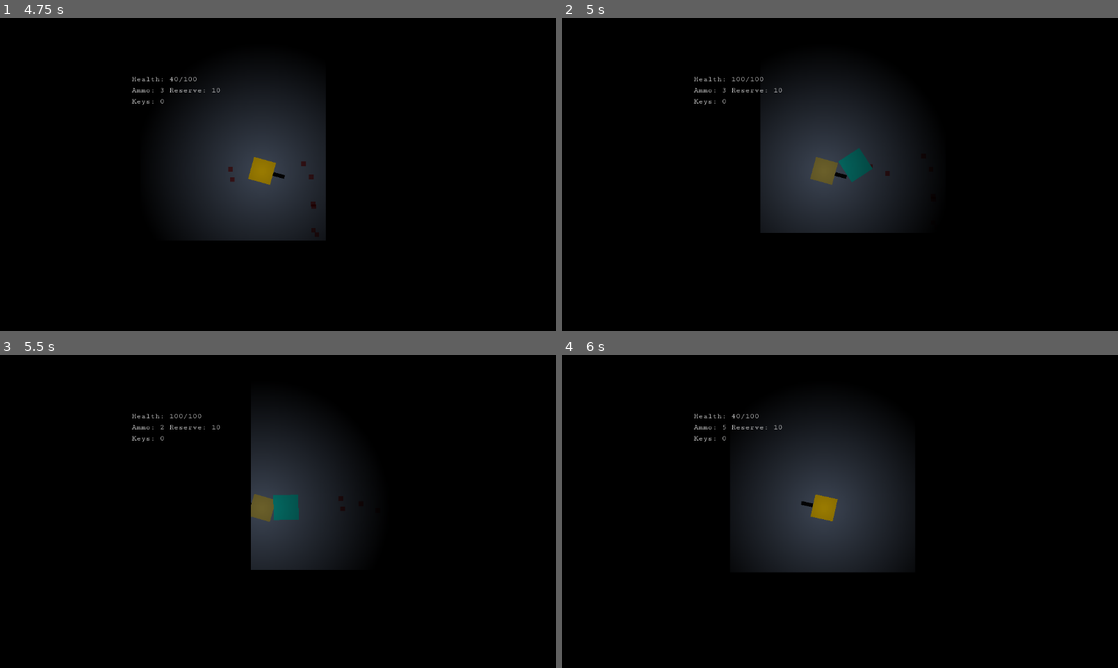
Above: before the commit, frames 1-4 (two rows, left to right).
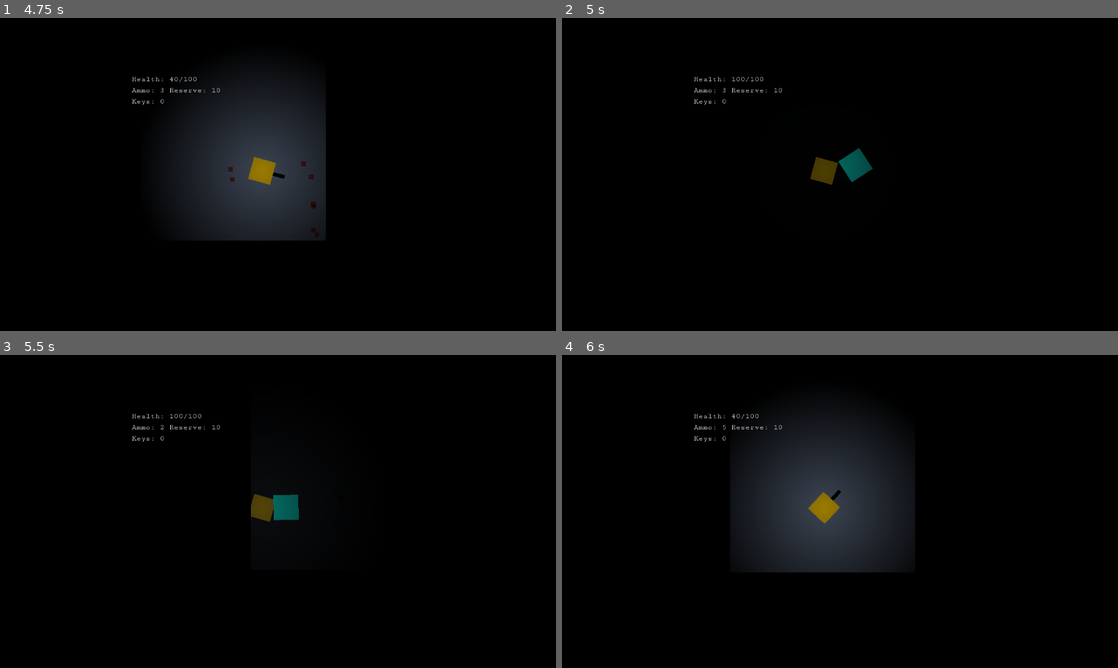
Above: after the commit, the same moments.

Repository: beabadoobee300/gmtk-2025
Game: Godot game, scene res://scenes/main.tscn
Two runs of this game, one before a commit and one after it. Both use one fixed random seed, a clock stepped at 60 frames per second and the inputs below. The engine's default icon, where the game draws it, is replaced by a stand-in: a white triangle on a blue panel in a dark square.
Inputs (mouse positions are in pixels of both pictures, inside the frame that each line leads up to):
- Up to frame 1 (4.75 s): click "Play" at 0.5 s; tap Enter at 1.25 s; move the mouse to (400, 158) at 1.27 s; hold D (right) 1.28-2.03 s; hold E (interact) 1.28-2.03 s; move the mouse to (166, 190) at 2.02 s; hold Down (down) 2.03-2.78 s; click (166, 190) at 2.1 s; move the mouse to (333, 105) at 2.77 s; hold D (right) 2.78-3.53 s; hold E (interact) 2.78-3.53 s; tap Space at 3.5 s; move the mouse to (250, 237) at 3.52 s; hold W (up) 3.53-4.28 s; click (250, 237) at 3.6 s; move the mouse to (444, 221) at 4.27 s; hold A (left) from 4.28 s (still down); hold E (interact) from 4.28 s (still down)
- Up to frame 2 (5 s): keep holding A (left); keep holding E (interact); tap K (kill) at 4.9 s
- Up to frame 3 (5.5 s): keep holding A (left); move the mouse to (111, 464) at 5.02 s; release E (interact) at 5.03 s; click (111, 464) at 5.1 s
- Up to frame 4 (6 s): tap Escape (ui_cancel) at 5.65 s; release A (left) at 5.75 s; click "Play" (after the commit: "GG play again?") at 5.75 s

Frame 1 is identical in both runs. In frame 2, 12% of the frame differs, in the area x 35-64%, y 20-69%; in frame 3, 6.3%; in frame 4, 0.1%.

Commit message:
death is clearner and win screen :)

Diff:
--- /dev/null
+++ b/scenes/win.gd
@@ -0,0 +1,11 @@
+extends Node2D
+
+
+func _on_start_pressed() -> void:
+	get_tree().change_scene_to_file("res://scenes/game.tscn");
+	pass
+
+
+func _on_quit_pressed() -> void:
+	get_tree().quit();
+	pass
--- /dev/null
+++ b/scenes/win.tscn
@@ -0,0 +1,169 @@
+[gd_scene load_steps=14 format=3 uid="uid://uo0lewjn2lp6"]
+
+[ext_resource type="FontFile" uid="uid://bmmetnjrer1st" path="res://asssets/Cutive_Mono/CutiveMono-Regular.ttf" id="1_iiocm"]
+[ext_resource type="Script" uid="uid://cfjdj76wxlfgn" path="res://scenes/win.gd" id="1_yxbqr"]
+[ext_resource type="Shader" uid="uid://ucaq70mm3pdq" path="res://scenes/main.gdshader" id="2_yxbqr"]
+[ext_resource type="Texture2D" uid="uid://bylavlsgyney4" path="res://asssets/Visión_fantasmal_por_Francisco_de_Goya.png" id="3_tylv2"]
+
+[sub_resource type="StyleBoxFlat" id="StyleBoxFlat_jyhfs"]
+content_margin_left = 4.0
+content_margin_top = 4.0
+content_margin_right = 4.0
+content_margin_bottom = 4.0
+bg_color = Color(0.1, 0.1, 0.1, 0.3)
+draw_center = false
+corner_radius_top_left = 3
+corner_radius_top_right = 3
+corner_radius_bottom_right = 3
+corner_radius_bottom_left = 3
+corner_detail = 5
+
+[sub_resource type="StyleBoxFlat" id="StyleBoxFlat_tbgi4"]
+content_margin_left = 4.0
+content_margin_top = 4.0
+content_margin_right = 4.0
+content_margin_bottom = 4.0
+bg_color = Color(1, 1, 1, 0.0235294)
+draw_center = false
+border_width_left = 2
+border_width_top = 2
+border_width_right = 2
+border_width_bottom = 2
+corner_radius_top_left = 3
+corner_radius_top_right = 3
+corner_radius_bottom_right = 3
+corner_radius_bottom_left = 3
+corner_detail = 5
+expand_margin_left = 2.0
+expand_margin_top = 2.0
+expand_margin_right = 2.0
+expand_margin_bottom = 2.0
+
+[sub_resource type="StyleBoxFlat" id="StyleBoxFlat_tefeu"]
+content_margin_left = 4.0
+content_margin_top = 4.0
+content_margin_right = 4.0
+content_margin_bottom = 4.0
+bg_color = Color(0.225, 0.225, 0.225, 0.6)
+draw_center = false
+corner_radius_top_left = 3
+corner_radius_top_right = 3
+corner_radius_bottom_right = 3
+corner_radius_bottom_left = 3
+corner_detail = 5
+
+[sub_resource type="StyleBoxFlat" id="StyleBoxFlat_o6xl0"]
+content_margin_left = 4.0
+content_margin_top = 4.0
+content_margin_right = 4.0
+content_margin_bottom = 4.0
+bg_color = Color(0.1, 0.1, 0.1, 0.6)
+draw_center = false
+corner_radius_top_left = 3
+corner_radius_top_right = 3
+corner_radius_bottom_right = 3
+corner_radius_bottom_left = 3
+corner_detail = 5
+
+[sub_resource type="StyleBoxFlat" id="StyleBoxFlat_tipki"]
+content_margin_left = 4.0
+content_margin_top = 4.0
+content_margin_right = 4.0
+content_margin_bottom = 4.0
+bg_color = Color(0, 0, 0, 0.6)
+draw_center = false
+corner_radius_top_left = 3
+corner_radius_top_right = 3
+corner_radius_bottom_right = 3
+corner_radius_bottom_left = 3
+corner_detail = 5
+
+[sub_resource type="StyleBoxEmpty" id="StyleBoxEmpty_85g3d"]
+
+[sub_resource type="SystemFont" id="SystemFont_choun"]
+font_weight = 200
+
+[sub_resource type="Theme" id="Theme_5vxan"]
+default_font = SubResource("SystemFont_choun")
+default_font_size = 32
+Button/colors/font_color = Color(0.875, 0.875, 0.875, 1)
+Button/colors/font_disabled_color = Color(0.875, 0.875, 0.875, 0.5)
+Button/colors/font_focus_color = Color(0.95, 0.95, 0.95, 1)
+Button/colors/font_hover_color = Color(0.95, 0.95, 0.95, 1)
+Button/colors/font_hover_pressed_color = Color(1, 1, 1, 1)
+Button/colors/font_outline_color = Color(0.843303, 0.767354, 0.72106, 1)
+Button/colors/font_pressed_color = Color(1, 1, 1, 1)
+Button/colors/icon_disabled_color = Color(1, 1, 1, 0.4)
+Button/colors/icon_focus_color = Color(1, 1, 1, 1)
+Button/colors/icon_hover_color = Color(1, 1, 1, 1)
+Button/colors/icon_hover_pressed_color = Color(1, 1, 1, 1)
+Button/colors/icon_normal_color = Color(1, 1, 1, 1)
+Button/colors/icon_pressed_color = Color(1, 1, 1, 1)
+Button/constants/align_to_largest_stylebox = 0
+Button/constants/h_separation = 4
+Button/constants/icon_max_width = 0
+Button/constants/outline_size = 0
+Button/font_sizes/font_size = 42
+Button/fonts/font = ExtResource("1_iiocm")
+Button/styles/disabled = SubResource("StyleBoxFlat_jyhfs")
+Button/styles/focus = SubResource("StyleBoxFlat_tbgi4")
+Button/styles/hover = SubResource("StyleBoxFlat_tefeu")
+Button/styles/normal = SubResource("StyleBoxFlat_o6xl0")
+Button/styles/pressed = SubResource("StyleBoxFlat_tipki")
+Label/colors/font_color = Color(1, 1, 1, 1)
+Label/colors/font_outline_color = Color(0, 0, 0, 1)
+Label/colors/font_shadow_color = Color(0, 0, 0, 0)
+Label/constants/line_spacing = 3
+Label/constants/outline_size = 0
+Label/constants/shadow_offset_x = 1
+Label/constants/shadow_offset_y = 1
+Label/constants/shadow_outline_size = 1
+Label/fonts/font = ExtResource("1_iiocm")
+Label/styles/normal = SubResource("StyleBoxEmpty_85g3d")
+
+[sub_resource type="ShaderMaterial" id="ShaderMaterial_4826q"]
+shader = ExtResource("2_yxbqr")
+
+[node name="Win" type="Node2D"]
+script = ExtResource("1_yxbqr")
+
+[node name="CanvasLayer" type="CanvasLayer" parent="."]
+
+[node name="MarginContainer" type="MarginContainer" parent="CanvasLayer"]
+anchors_preset = 8
+anchor_left = 0.5
+anchor_top = 0.5
+anchor_right = 0.5
+anchor_bottom = 0.5
+offset_left = -96.0
+offset_top = -80.0
+offset_right = 104.0
+offset_bottom = 44.0
+grow_horizontal = 2
+grow_vertical = 2
+theme = SubResource("Theme_5vxan")
+
+[node name="VBoxContainer" type="VBoxContainer" parent="CanvasLayer/MarginContainer"]
+layout_mode = 2
+size_flags_stretch_ratio = 3.12
+
+[node name="Start" type="Button" parent="CanvasLayer/MarginContainer/VBoxContainer"]
+layout_mode = 2
+text = "GG
+play again?"
+
+[node name="Quit" type="Button" parent="CanvasLayer/MarginContainer/VBoxContainer"]
+layout_mode = 2
+text = "Quit"
+
+[node name="TextureRect" type="TextureRect" parent="."]
+material = SubResource("ShaderMaterial_4826q")
+offset_left = -264.0
+offset_top = -54.0
+offset_right = 936.0
+offset_bottom = 1817.0
+scale = Vector2(5.08, 4.6)
+texture = ExtResource("3_tylv2")
+
+[connection signal="pressed" from="CanvasLayer/MarginContainer/VBoxContainer/Start" to="." method="_on_start_pressed"]
+[connection signal="pressed" from="CanvasLayer/MarginContainer/VBoxContainer/Quit" to="." method="_on_quit_pressed"]
--- a/scripts/game.gd
+++ b/scripts/game.gd
@@ -39,7 +39,10 @@
 		end_game()
 
 func end_game():
-	get_tree().change_scene_to_file("res://scenes/main.tscn")
+	get_tree().change_scene_to_file("res://scenes/win.tscn")
+
+var fade_rect: ColorRect
+var fade_tween: Tween
 
 func _ready():
 	deaths = 0;
@@ -58,11 +61,40 @@
 	for enemy in get_tree().get_nodes_in_group("enemies"):
 		enemy.connect("blood", _blood)
 
+	fade_rect = ColorRect.new()
+	fade_rect.color = Color(0, 0, 0, 0)
+	fade_rect.size = Vector2(10000,10000)
+	fade_rect.position = Vector2(-4000, -4000)
+	fade_rect.mouse_filter = Control.MOUSE_FILTER_STOP
+	add_child(fade_rect)
+
+	# Handle window resizing
+
+	# Create tween
+	fade_tween = create_tween()
+
+func fade_to_black(duration: float = 1.0):
+	fade_tween.kill()
+	fade_tween = create_tween()
+	fade_tween.tween_property(fade_rect, "color:a", 1.0, duration)
+	await fade_tween.finished
+
+func fade_from_black(duration: float = 1.0):
+	fade_tween.kill()
+	fade_tween = create_tween()
+	fade_tween.tween_property(fade_rect, "color:a", 0.0, duration)
+	await fade_tween.finished
+
+func fade_black_transition(duration: float = 1.0):
+	await fade_to_black(0)
+	await fade_from_black(3)
+
 func _blood(pos):
 	print("blood")
 	$BloodCanvas.add_blood(pos,1)
 func _death():
 	deaths += 1;
+	fade_black_transition()
 
 func collect_ammo(n):
 	$Player/gun.collect_ammo(n)
Not shown, added: scenes/win.gd.uid
